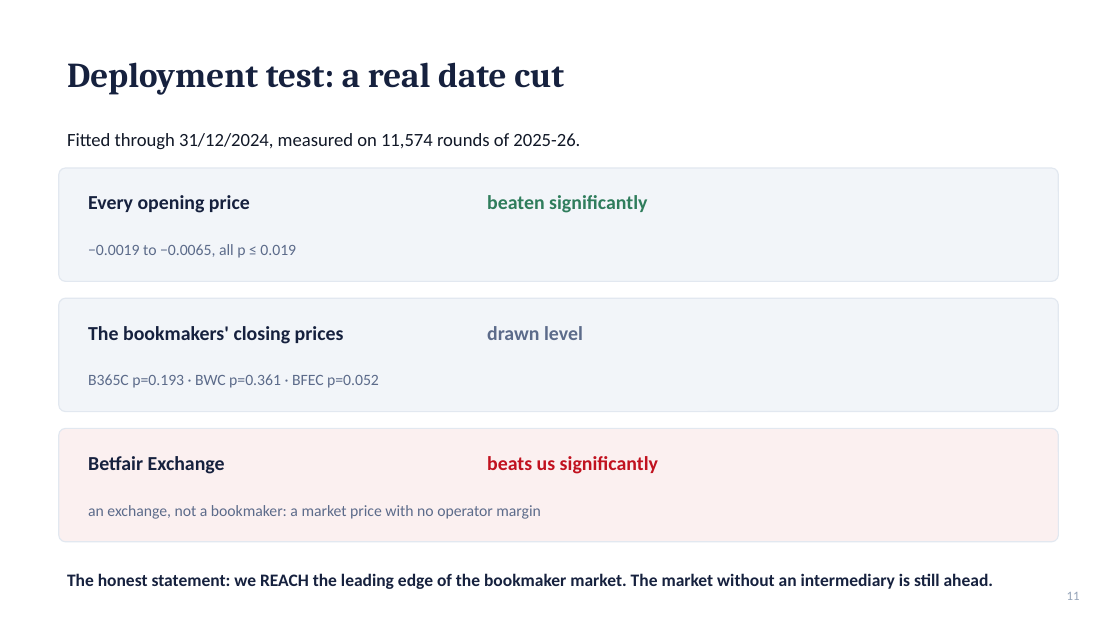
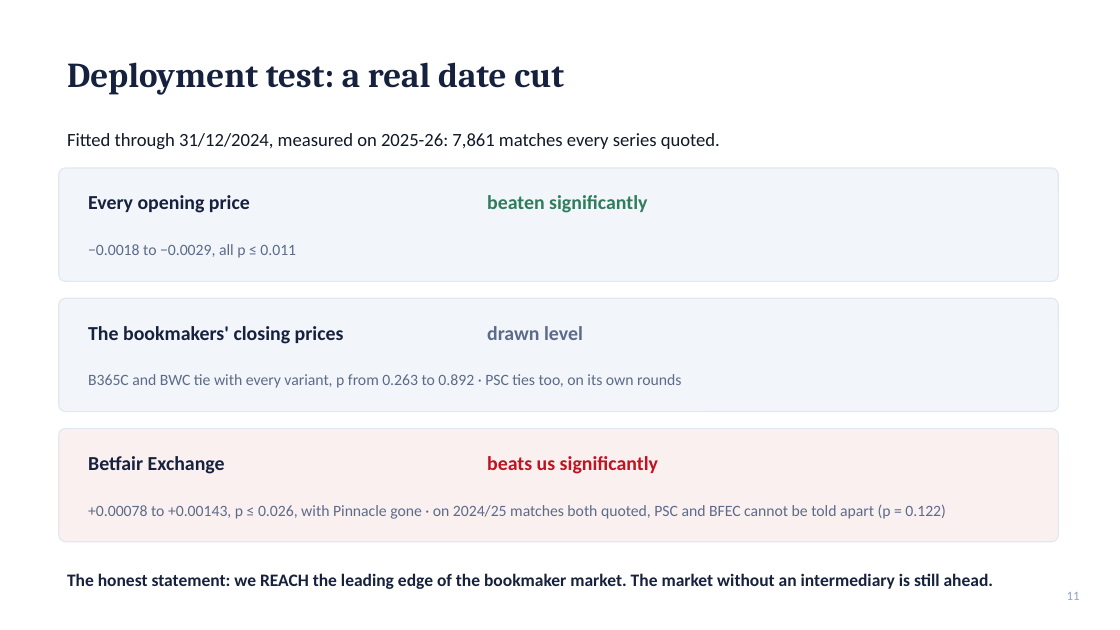
Before and after one commit to stefanos212/online-learning-betting-odds, a slide deck: slide 11 of docs/defense_presentation_short.pptx. Drawn at 1120x630 pixels with LibreOffice and Linux fonts; fonts in the diff are those of the drawing. Boxes give left, top, right and bottom in pixels: in the first picture for what was removed or moved away, otherwise in the second. Text is boxed around its words. In the diff, an @@ line names an element or a change of style, - is before the commit and + after.

```diff
--- a/docs/defense_presentation_short.pptx
+++ b/docs/defense_presentation_short.pptx
@@ text at (67,133,720,150): text changed @@
-Fitted through 31/12/2024, measured on 11,574 rounds of 2025-26.
+Fitted through 31/12/2024, measured on 2025-26: 7,861 matches every series quoted.
@@ text at (88,244,296,258): text changed @@
-−0.0019 to −0.0065, all p ≤ 0.019
+−0.0018 to −0.0029, all p ≤ 0.011
@@ text at (88,374,681,388): text changed @@
-B365C p=0.193 · BWC p=0.361 · BFEC p=0.052
+B365C and BWC tie with every variant, p from 0.263 to 0.892 · PSC ties too, on its own rounds
@@ text at (88,504,946,519): text changed @@
-an exchange, not a bookmaker: a market price with no operator margin
++0.00078 to +0.00143, p ≤ 0.026, with Pinnacle gone · on 2024/25 matches both quoted, PSC and BFEC cannot be told apart (p = 0.122)
```
Also in this commit, not shown: 6 other slides changed, 3 other files.
